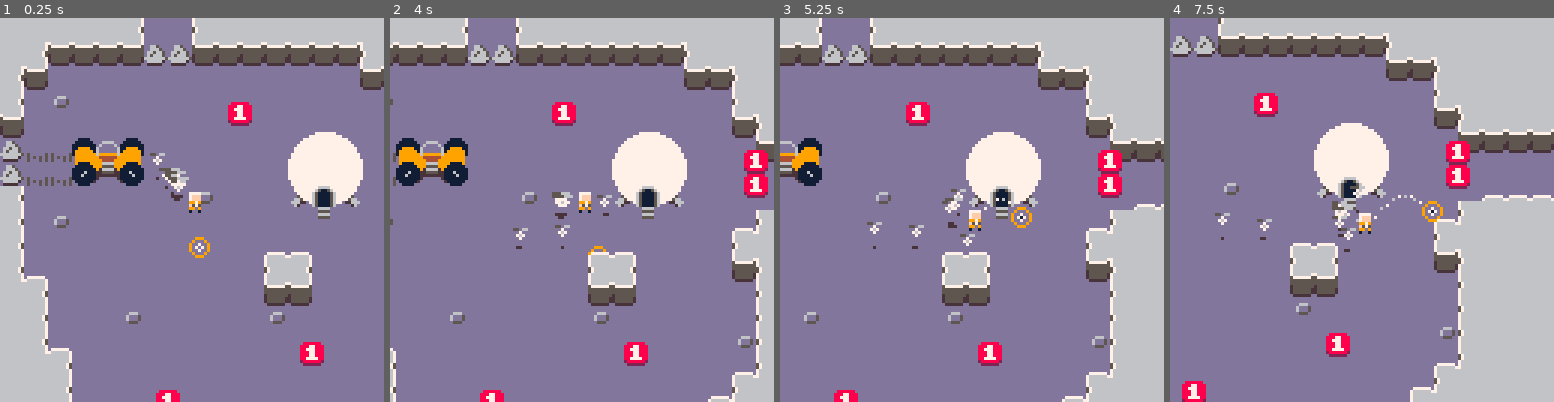
Above: before the commit, frames 1-4 (left to right).
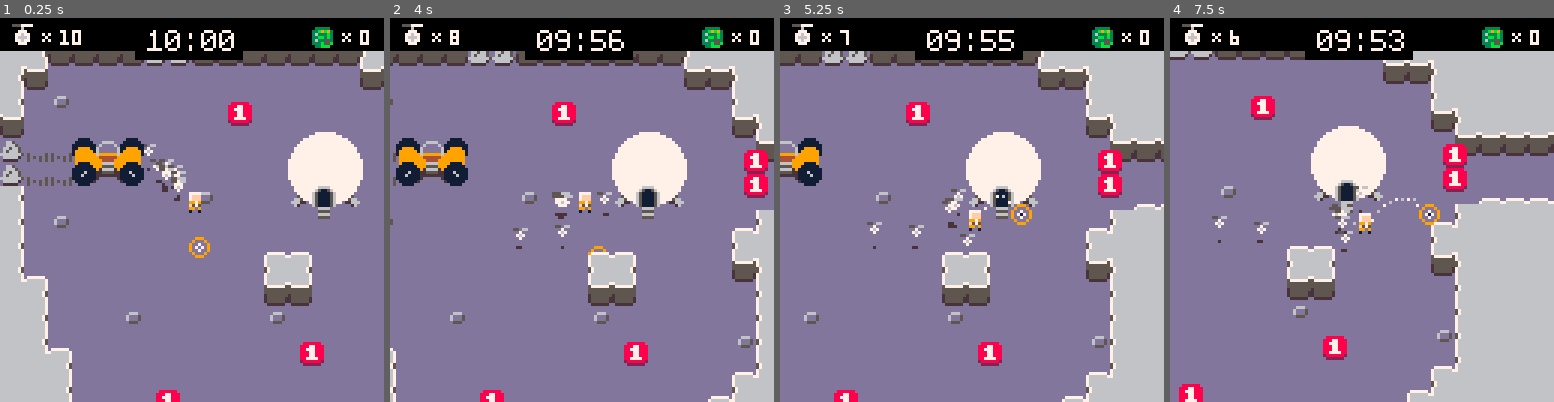
Above: after the commit, the same moments.

Repository: kevinthompson/moonbreak-p8
Game: PICO-8 cartridge moonbreak.p8
The game is run twice, just before and just after one commit, with the same random seed, the same clock (stepped at 60 frames per second) and the same inputs.
Inputs:
- Up to frame 1 (0.25 s): no input
- Up to frame 2 (4 s): tap X (X key) at 0.33, 1.07, 1.85, 2.97 s; tap O (Z key) at 0.7, 1.7, 2.1, 2.5, 2.9, 3.3, 3.7 s; hold Right 1.6-2.1 s; hold Up 2.15-2.42 s; hold Right 2.47-3.03 s; hold Left 3.08-3.58 s; hold Down 3.63-3.97 s
- Up to frame 3 (5.25 s): hold Right 4.02-4.68 s; tap X (X key) at 4.08, 5.2 s; tap O (Z key) at 4.1, 4.5, 4.9 s; hold Up 4.73-5.03 s; hold Left from 5.08 s (still down)
- Up to frame 4 (7.5 s): tap O (Z key) every 0.4 s from 5.3 to 7.3 s; release Left at 5.68 s; hold Down 5.73-6.03 s; hold Right 6.08-6.58 s; tap X (X key) at 6.32, 7.43 s; hold Right 6.63-7.13 s; hold Up 7.18-7.45 s

The runs differ from the first frame. In frame 1, 9.6% of the frame differs, in the area x 0-100%, y 0-47%; in frame 2, 9.3%; in frame 3, 9.4%; in frame 4, 17%, in the area x 0-100%, y 0-100%.

Commit message:
chore: re-enable temp ui

Diff:
--- a/scripts/scenes/game.lua
+++ b/scripts/scenes/game.lua
@@ -1,5 +1,8 @@
 game = scene:extend({
   init=function(_ENV)
+    time_start = time()
+    time_limit = 601
+
     -- foreground tiles
     foreground = {}
     for mx=0,128 do
@@ -63,7 +66,7 @@
       spr(t[1],t[2],t[3])
     end
 
-    --_ENV:draw_ui()
+    _ENV:draw_ui()
   end,
 
   draw_ui = function(_ENV)
